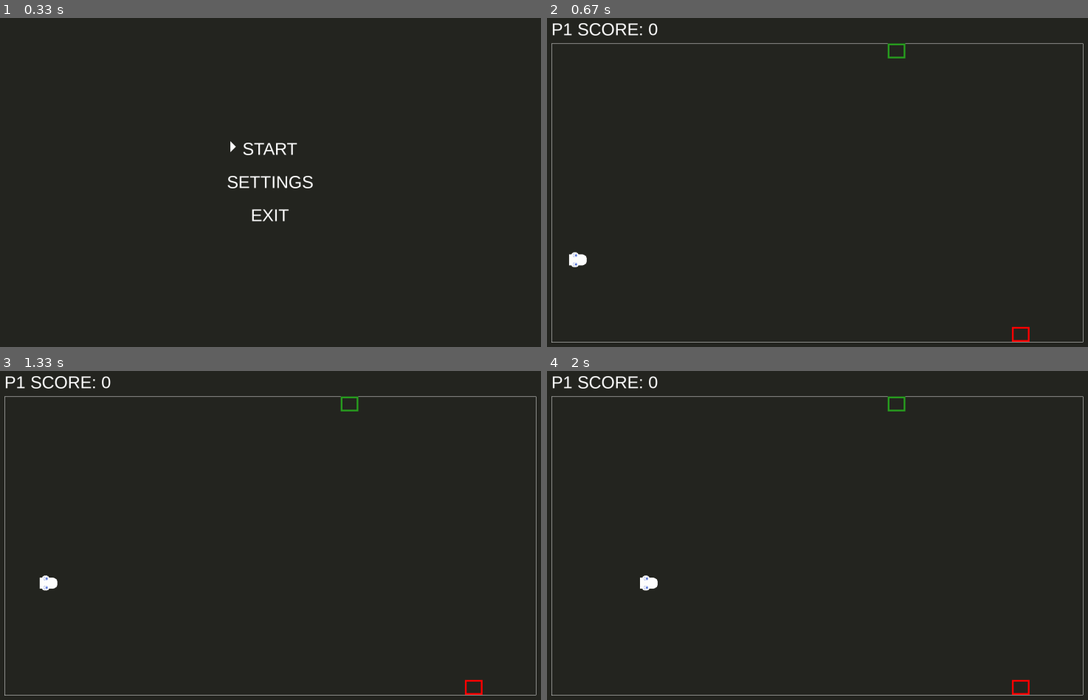
Above: before the commit, frames 1-4 (two rows, left to right).
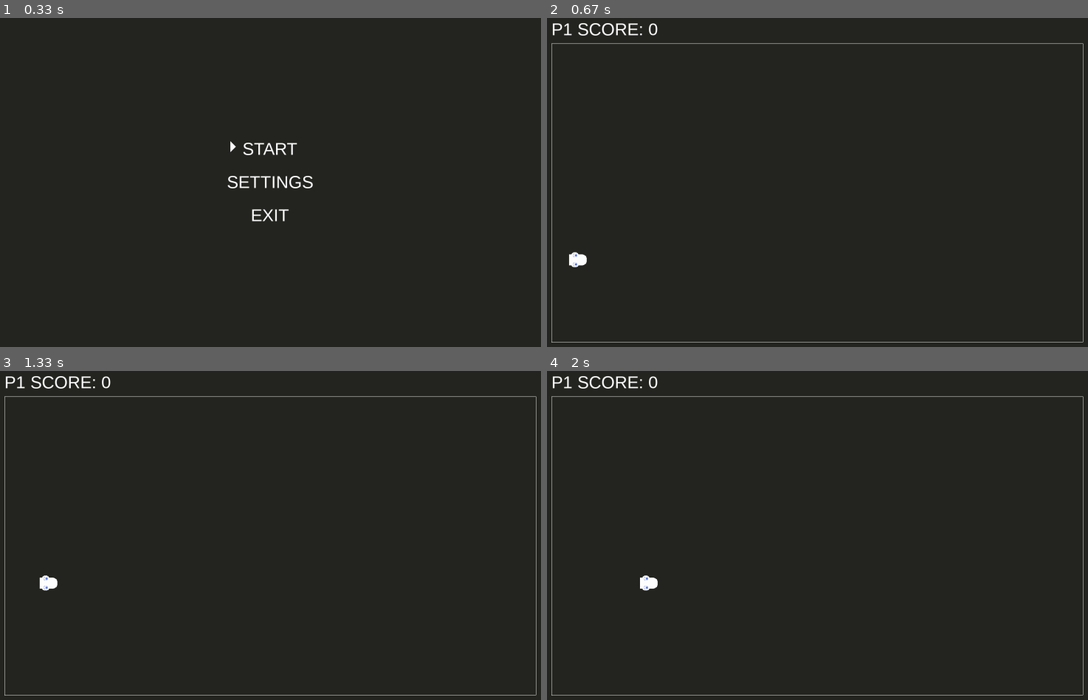
Above: after the commit, the same moments.

Repository: jorenchik/snake-pygame
Game: pygame game, started from index.py
Same seed, same stepped clock (60 frames per second), same inputs: the game is played once before the commit and once after it.
Inputs:
- Up to frame 1 (0.33 s): no input
- Up to frame 2 (0.67 s): tap Enter at 0.33 s
- Up to frame 3 (1.33 s): hold Up 0.67-1.13 s; hold Right from 1.17 s (still down)
- Up to frame 4 (2 s): release Right at 1.63 s

Frame 1 is identical in both runs. In frame 2, 0.2% of the frame differs, in the area x 62-90%, y 7-99%; in frame 3, 0.2%; in frame 4, 0.2%.

Commit message:
Update cycle refactoring

Diff:
--- a/index.py
+++ b/index.py
@@ -59,20 +59,48 @@
                         headParts[1].changeDirToAnAngle(degrees[i])
                         headParts[1].changedDirection = True
 
+        for headPart in headParts:
+            for i, part in enumerate(headPart.relatedSnakeParts):
+                if part.movementPeriod and part.prevMoveMoment:
+                    if (game.now - part.prevMoveMoment) >= part.movementPeriod*game.dt:
+                        for food in game.foods:
+                            if game.checkRectalCollision(part.pos, food.pos):
+                                headPart.relatedSnakeParts = [x for x in game.snakeParts if x.snakeIndex == part.snakeIndex]
+                                if food.type == 'food':
+                                    lastSnakePart = headPart.relatedSnakeParts[-1]
+                                    game.foods.remove(food)
+                                    game.createSnakePart('body',part.snakeIndex,part.color,lastSnakePart.prevMoveMoment, lastSnakePart.prevPos, pg.Vector2(lastSnakePart.prevVelocity))
+                                if food.type == 'poison':
+                                    lastSnakePart = headPart.relatedSnakeParts[-1]
+                                    game.foods.remove(food)
+                                    if len(headPart.relatedSnakeParts) > 1:
+                                        game.snakeParts.remove(lastSnakePart)
+                                if len([x for x in game.foods if x.type == 'food']) > 0: game.createFood(True)
+                                else: game.createFood(False)
+                        if not selfRectalCollisionAllowed:
+                            for i, part in enumerate(headPart.relatedSnakeParts):
+                                # Passes if it is a head part
+                                if part.type == 'head': continue
+                                if game.checkRectalCollision(headPart.pos, part.pos): part.alive = False
+                        if not otherRectalCollisionAllowed:
+                            unrelatedSnakeParts = [x for x in game.snakeParts if x not in headPart.relatedSnakeParts]
+                            for unrelatedPart in unrelatedSnakeParts:
+                                if game.checkRectalCollision(part.pos,unrelatedPart.pos): part.alive, unrelatedPart.alive = False, False
+
+
         # Snakes' constant movement
         for headPart in headParts:
             headPart.getRelatedSnakeParts()
             for i, part in enumerate(headPart.relatedSnakeParts):
-                if part.movementPeriod:
-                    part.prevPos, part.prevVelocity = (part.pos[0],part.pos[1]), pg.Vector2((part.velocity.x,part.velocity.y))
-                    if part.prevMoveMoment:
+                if part.movementPeriod and part.prevMoveMoment:
                         if (game.now - part.prevMoveMoment) >= part.movementPeriod*game.dt:
+                            part.prevPos, part.prevVelocity = (part.pos[0],part.pos[1]), pg.Vector2((part.velocity.x,part.velocity.y))
                             game.moveSnakePart(part,part.pos,part.velocity)
                             if part.type != 'head': part.velocity = pg.Vector2(headPart.relatedSnakeParts[i-1].prevVelocity)
                             if part.type == 'head': part.changedDirection = False
-                    else: game.moveSnakePart(part,part.pos,part.velocity)
                 else: game.moveSnakePart(part,part.pos,part.velocity)
         for headPart in headParts:
+            headPart.getRelatedSnakeParts()
             for i, part in enumerate(headPart.relatedSnakeParts):
                 if part.type == 'head' and part.changedDirection == True:
                     game.screen.blit(part.sprite, (part.rect.x, part.rect.y))
@@ -80,64 +108,25 @@
                 part.getAngle().rotateSprite(part.angle)
                 game.screen.blit(part.sprite, (part.rect.x, part.rect.y))
 
-        # Checks if snake's head has the same position with a food
-        for headPart in headParts:
-            headPart.getRelatedSnakeParts()
-            for i, part in enumerate(headPart.relatedSnakeParts):
-                for food in game.foods:
-                    if game.checkRectalCollision(part.pos, food.pos):
-                        headPart.relatedSnakeParts = [x for x in game.snakeParts if x.snakeIndex == part.snakeIndex]
-                        if food.type == 'food':
-                            lastSnakePart = headPart.relatedSnakeParts[-1]
-                            game.foods.remove(food)
-                            game.createSnakePart('body',part.snakeIndex,part.color,lastSnakePart.prevMoveMoment, lastSnakePart.prevPos, pg.Vector2(lastSnakePart.prevVelocity))
-                        if food.type == 'poison':
-                            lastSnakePart = headPart.relatedSnakeParts[-1]
-                            game.foods.remove(food)
-                            if len(headPart.relatedSnakeParts) > 1:
-                                game.snakeParts.remove(lastSnakePart)
-                        if len([x for x in game.foods if x.type == 'food']) > 0: game.createFood(True)
-                        else: game.createFood(False)
-        # Checks whether any part of a snake hits another
-        if not otherRectalCollisionAllowed:
-            for headPart in headParts:
-                headPart.getRelatedSnakeParts()
-                for i, part in enumerate(headPart.relatedSnakeParts):
-                    unrelatedSnakeParts = [x for x in game.snakeParts if x not in headPart.relatedSnakeParts]
-                    for unrelatedPart in unrelatedSnakeParts:
-                        if game.checkRectalCollision(part.pos,unrelatedPart.pos): part.alive, unrelatedPart.alive = False, False
-        # Checks whether any part of a snake hits itself
-        if not selfRectalCollisionAllowed:
-            for headPart in headParts:
-                headPart.getRelatedSnakeParts()
-                for i, part in enumerate(headPart.relatedSnakeParts):
-                    # Passes if it is a head part
-                    if part.type == 'head': continue
-                    if game.checkRectalCollision(headPart.pos, part.pos): part.alive = False
-
         # Draws elements
         # Draws the walls
         pg.draw.rect(game.screen, wallColor,game.topBorder)
         pg.draw.rect(game.screen, wallColor,game.bottomBorder)
         pg.draw.rect(game.screen, wallColor,game.leftBorder)
         pg.draw.rect(game.screen, wallColor,game.rightBorder)
-        # Draws the rects if the setting is enabled
+
+        # Draws the rects if visible
         rects = game.playfield.rects
         if drawPlayfieldRects:
             for col in rects:
                 for rect in col:
                     pg.draw.rect(game.screen, wallColor,rect, 1)
-        # Draws snakes' part hitboxes
+        # Draws snakes' part hitboxes if visible
         if hitboxesVisible:
             for part in game.snakeParts:
-                # pg.draw.rect(game.screen, part.color,part, 5)
-                game.screen.blit(part.sprite, (part.rect.x, part.rect.y))
-        # Draws foods
-        for food in game.foods:
-            if food.type == 'food':
-                pg.draw.rect(game.screen, foodColor, food.rect, 5)
-            if food.type == 'poison':
-                pg.draw.rect(game.screen, poisonousFoodColor, food.rect, 5)
+                pg.draw.rect(game.screen, part.color,part, 5)
+                # game.screen.blit(part.sprite, (part.rect.x, part.rect.y))
+
         game.update()
 
 # Game restart/quit screen
